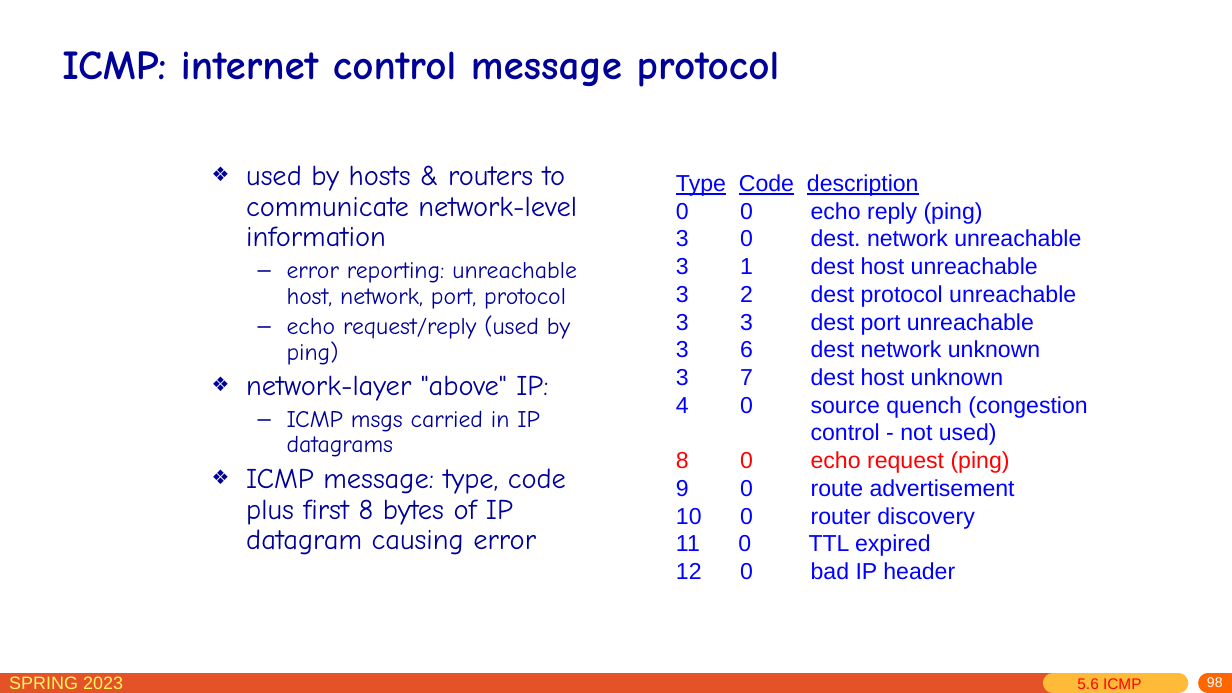
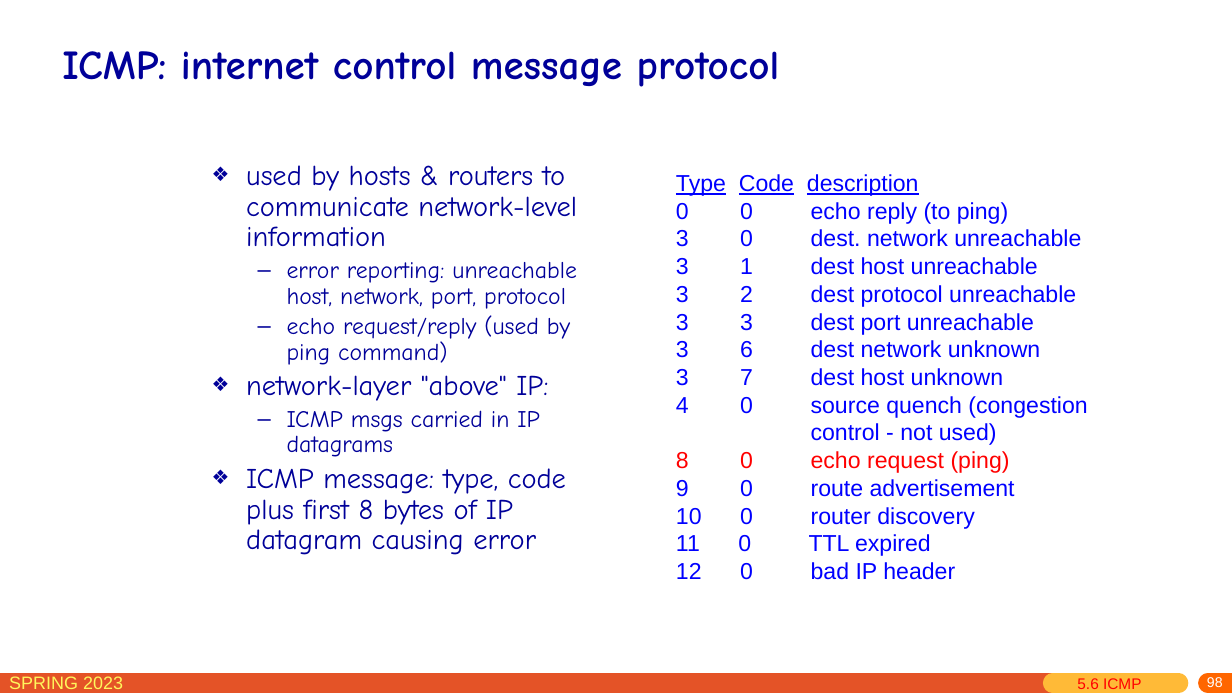
Before and after one commit to network-whu/slides, a slide deck: slide 98 of pptx/chapter5.pptx. Drawn at 1232x693 pixels with LibreOffice and Linux fonts; fonts in the diff are those of the drawing. Boxes give left, top, right and bottom in pixels: in the first picture for what was removed or moved away, otherwise in the second. Text is boxed around its words. In the diff, an @@ line names an element or a change of style, - is before the commit and + after.

```diff
--- a/pptx/chapter5.pptx
+++ b/pptx/chapter5.pptx
@@ text at [676, 202, 1008, 224]: text changed @@
-0 0 echo reply (ping)
+0 0 echo reply (to ping)
@@ text at [287, 315, 570, 365]: text changed @@
-  – echo request/reply (used by ping)
+  – echo request/reply (used by ping command)
```
Also in this commit, not shown: 2 other slides changed.
